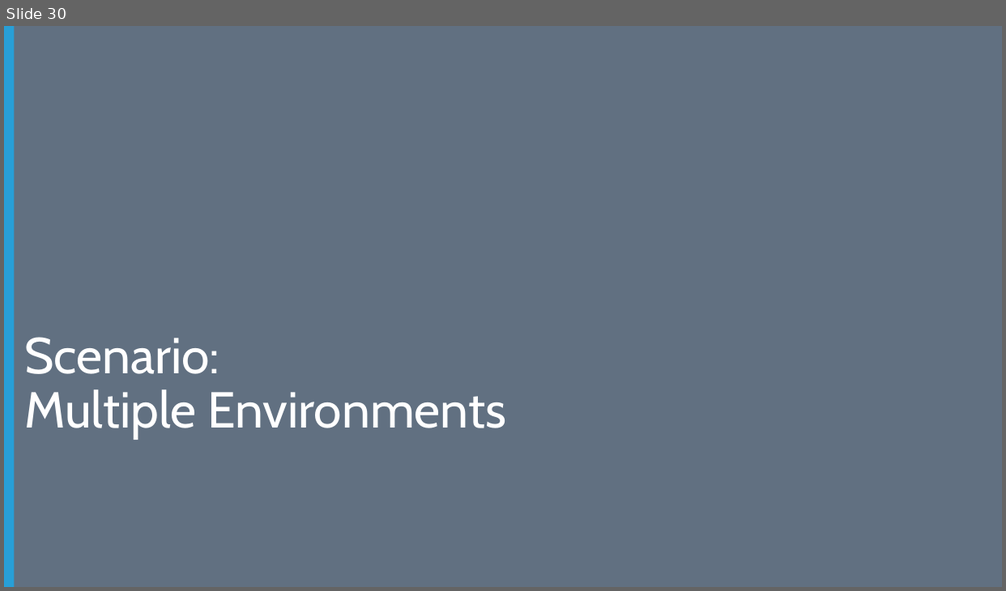
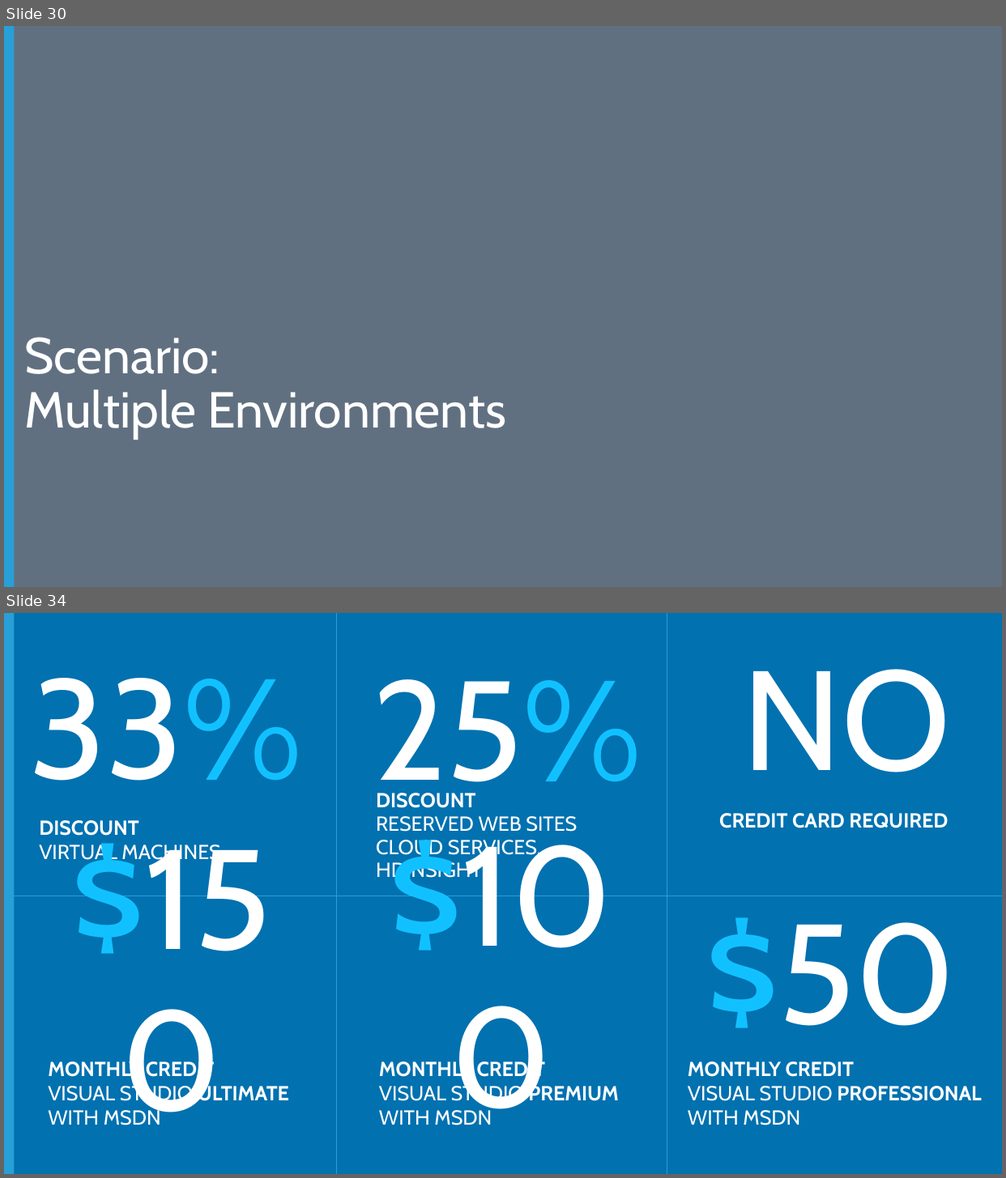
Before and after one commit to Microsoft-Web/DECK-ASPNET-in-Production, a slide deck: 6-ASPNET-in-Production.pptx. Shown one above the other, each under a label of ours: slide 30 before the commit, slides 30 and 34 after it; the slides between them are not shown. The pictures are 1006x591 and 1006x1178 pixels, drawn with LibreOffice and Linux fonts; fonts in the diff are those of the drawing; background and template pictures are left out. Boxes give left, top, right and bottom in pixels: in the first picture for what was removed or moved away, otherwise in the second. Text is boxed around its words. In the diff, an @@ line names an element or a change of style, - is before the commit and + after.

```diff
--- a/6-ASPNET-in-Production.pptx
+++ b/6-ASPNET-in-Production.pptx
@@ slide 34 added at [4,613,1002,1174], background #0171B0; not listed: 1 template element that a slide beside it also shows @@
@@ line added from (336, 613) to (336, 1174), #289FD7 0.5 pt @@
@@ line added from (667, 613) to (667, 1174), #289FD7 0.5 pt @@
@@ text added at [30,678,302,781], 135.3 pt, text #FFFFFF @@
+33%
@@ text added at [373,679,641,808], 135.3 pt, text #FFFFFF @@
+25%
@@ text added at [742,669,950,773], 136 pt, text #FFFFFF @@
+NO
@@ text added at [376,793,577,883], 19.6 pt, text #FFFFFF @@
+DISCOUNT
+RESERVED WEB SITES
+CLOUD SERVICES, HDINSIGHT
@@ text added at [39,820,220,864], 19.6 pt, text #FFFFFF @@
+DISCOUNT
+VIRTUAL MACHINES
@@ text added at [719,813,948,828], 19.6 pt, text #FFFFFF, bold @@
+CREDIT CARD REQUIRED
@@ line added from (4, 896) to (1002, 896), #289FD7 0.5 pt @@
@@ text added at [21,897,322,1067], 136 pt, text #FFFFFF @@
+$150
@@ text added at [351,894,651,1064], 136 pt, text #FFFFFF @@
+$100
@@ text added at [706,918,957,1029], 136 pt, text #FFFFFF @@
+$50
@@ text added at [48,1059,289,1126], 19.6 pt, text #FFFFFF, bold @@
+MONTHLY CREDIT
+VISUAL STUDIO ULTIMATE
+WITH MSDN
@@ text added at [379,1059,618,1126], 19.6 pt, text #FFFFFF, bold @@
+MONTHLY CREDIT
+VISUAL STUDIO PREMIUM
+WITH MSDN
@@ text added at [688,1062,981,1126], 19.6 pt, text #FFFFFF, bold @@
+MONTHLY CREDIT
+VISUAL STUDIO PROFESSIONAL WITH MSDN
```
Also in this commit, not shown: 3 slides changed, 5 other slides added, 4 slides removed.
